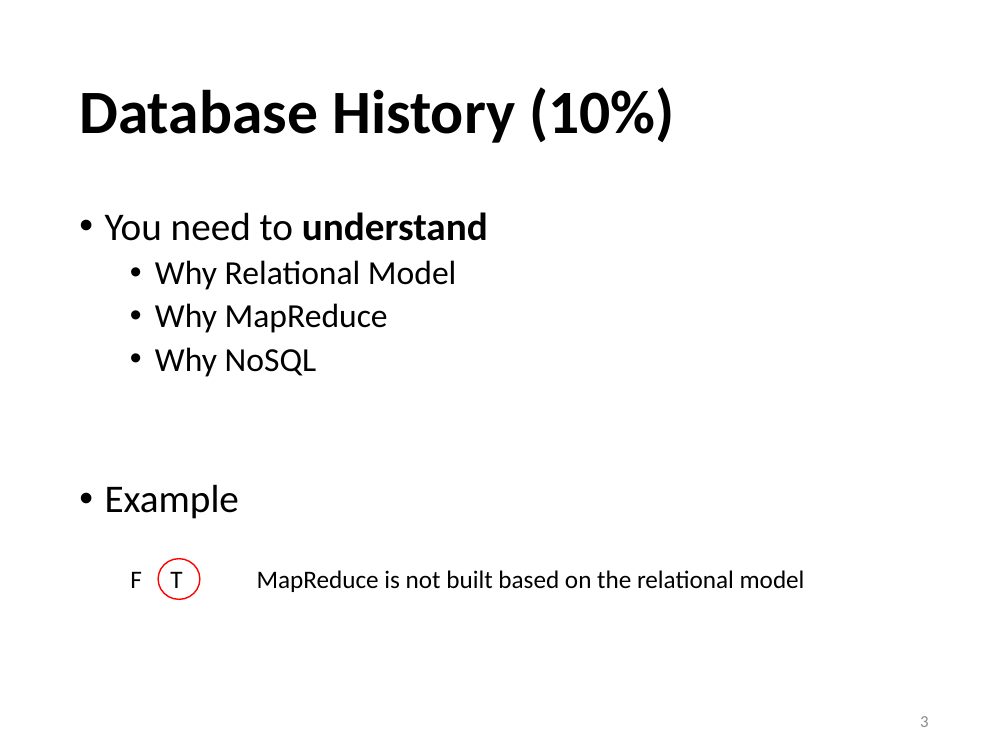
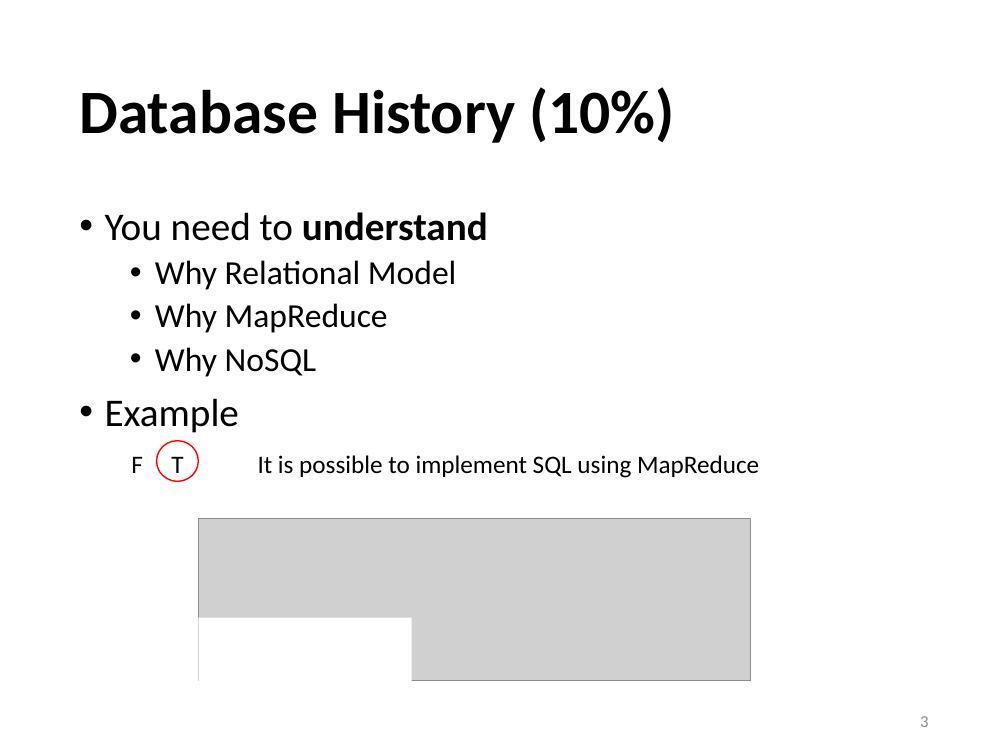
Before and after one commit to sfu-db/cmpt354, a slide deck: slide 3 of Lectures/midterm.pptx. Drawn at 1008x756 pixels with LibreOffice and Linux fonts; fonts in the diff are those of the drawing; grey boxes stand for pictures. Boxes give left, top, right and bottom in pixels: in the first picture for what was removed or moved away, otherwise in the second. Text is boxed around its words. In the diff, an @@ line names an element or a change of style, - is before the commit and + after.

```diff
--- a/Lectures/midterm.pptx
+++ b/Lectures/midterm.pptx
@@ text "You need to understand" rewrapped from (105, 212, 488, 519) to (105, 212, 488, 433) @@
@@ ellipse: place and size @@
-ellipse at (158, 558, 200, 599)
+ellipse at (156, 440, 198, 481)
@@ text at (131, 455, 759, 480): text changed @@
-F T MapReduce is not built based on the relational model
+F T It is possible to implement SQL using MapReduce
@@ picture added at (199, 519, 751, 681) @@
@@ rectangle added at (199, 618, 412, 691), fill #FFFFFF @@
```
Also in this commit, not shown: 2 other slides changed, 1 other file.
